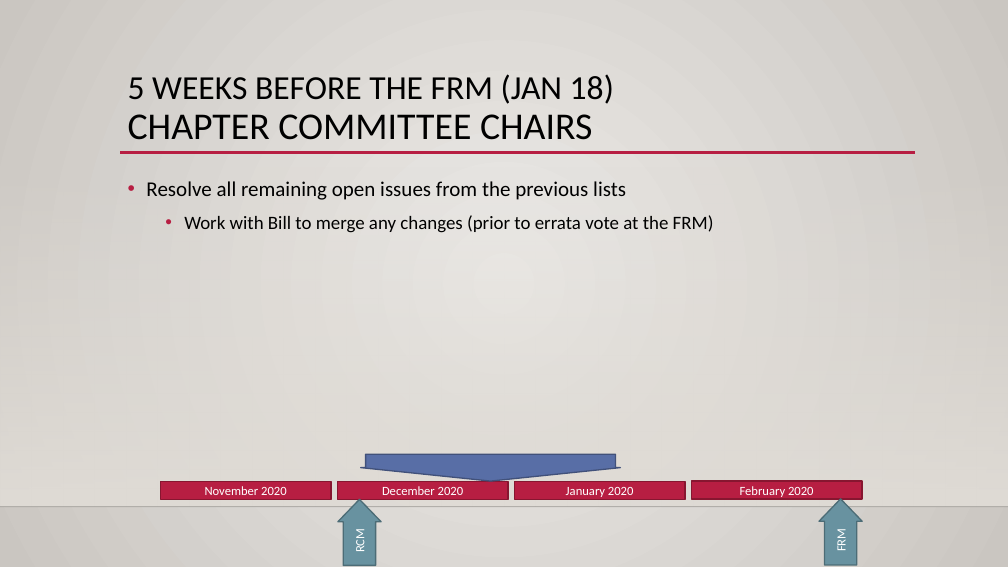
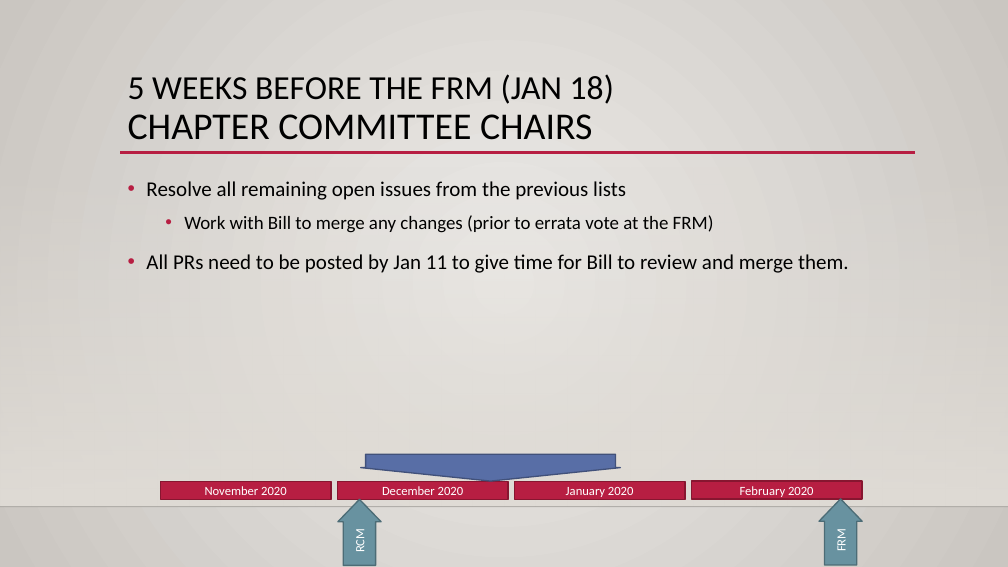
Before and after one commit to mpi-forum/mpi-forum.github.io, a slide deck: slide 9 of slides/2020/09/2020-09-30-rcm-frm-procedures.pptx. Drawn at 1008x567 pixels with LibreOffice and Linux fonts; fonts in the diff are those of the drawing; background and template pictures are left out. Boxes give left, top, right and bottom in pixels: in the first picture for what was removed or moved away, otherwise in the second. Text is boxed around its words. In the diff, an @@ line names an element or a change of style, - is before the commit and + after.

```diff
--- a/slides/2020/09/2020-09-30-rcm-frm-procedures.pptx
+++ b/slides/2020/09/2020-09-30-rcm-frm-procedures.pptx
@@ text at (x1=146, y1=254, x2=849, y2=273): paragraph added @@
+• All PRs need to be posted by Jan 11 to give time for Bill to review and merge them.
```
Also in this commit, not shown: 2 other files.
